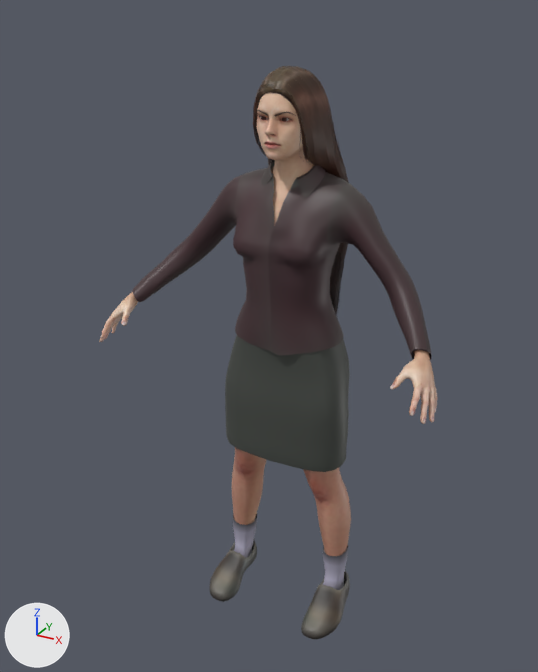
A saved change to the FBX model assets/models/mikhaila.fbx.
One viewpoint serves both versions: a 50 mm camera at (0.934, -1.858, 1.848) aimed at (-0.035, -0.095, 0.966). Every picture has the same lights, and +X, +Y and +Z are marked at lower left. The first picture is the older version. Where no turn or scale is listed for an object, it has been applied to the vertices. Vertices at exactly the same position are counted once.

Names of what the first picture shows: 'mikhaila_body', 'mikhaila_body.female_elegantsuit01', 'mikhaila_body.long01', 'mikhaila_body.shoes02' and 1 more.
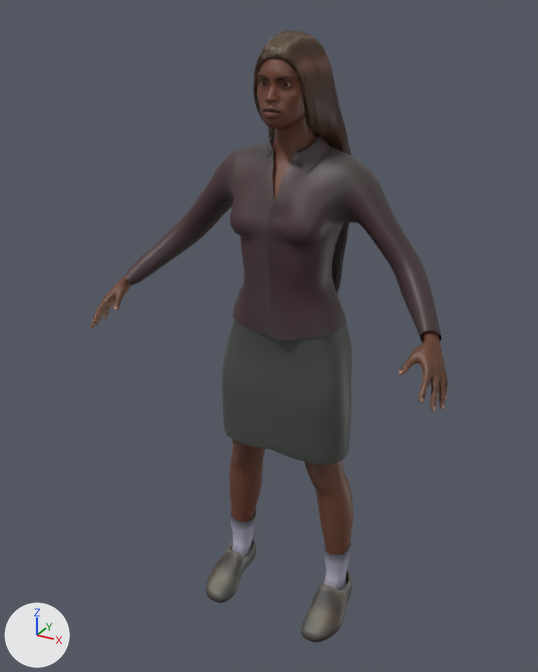
Patch to the scene script:
```diff
--- a/assets/models/mikhaila.fbx.py
+++ b/assets/models/mikhaila.fbx.py
@@ img_young_darkskinned_female_diffuse_png_1024_png @@
+img_young_darkskinned_female_diffuse_png_1024_png = load_image('young_darkskinned_female_diffuse.png_1024.png', '_unpacked/young_darkskinned_female_diffuse.png_1024.png', 1024, 1024, 'sRGB')
@@ mat_mikhaila_body_body_fbx @@
 mat_mikhaila_body_body_fbx = principled_material('mikhaila_body.body_fbx')
-mat_mikhaila_body_body_fbx.texture = img_young_lightskinned_female_diffuse_png_1024_png
+mat_mikhaila_body_body_fbx.texture = img_young_darkskinned_female_diffuse_png_1024_png
@@ me_long01_001 @@
 # used by ob_mikhaila_body_long01; location = (0.0, 0.0, 0.0)
-me_long01_001.from_pydata(...)  # 3238 vertices, 2054 faces; spans x -0.134..0.134, y -0.143..0.098, z 0.968..1.712
+me_long01_001.from_pydata(...)  # 3238 vertices, 2054 faces; spans x -0.134..0.134, y -0.137..0.106, z 1.042..1.797
+# me_long01_001 part 3: 3238 of 3238 vertices moved; they spanned x -0.134..0.134, y -0.143..0.098, z 0.968..1.712 and now span x -0.134..0.134, y -0.137..0.106, z 1.042..1.797; mean shift (0.0, 0.007, 0.081)
 me_long01_001.materials.append(mat_mikhaila_body_long01_fbx)
@@ me_base_012 @@
 # used by ob_mikhaila_body; location = (0.0, 0.0, 0.0)
-me_base_012.from_pydata(...)  # 8705 vertices, 8609 faces; spans x -0.52..0.52, y -0.32..0.04, z 0.18..1.7
+me_base_012.from_pydata(...)  # 8705 vertices, 8609 faces; spans x -0.54..0.54, y -0.33..0.05, z 0.19..1.79
+# me_base_012 part 1: the whole mesh is scaled about its middle by (1.05, 1.04, 1.05), then moved by (0.0, 0.0, 0.05)
 me_base_012.materials.append(mat_mikhaila_body_body_fbx)
@@ me_female_elegantsuit01 @@
 # used by ob_mikhaila_body_female_elegantsuit01; location = (0.0, 0.0, 0.0)
-me_female_elegantsuit01.from_pydata(...)  # 2205 vertices, 2096 faces; spans x -0.474..0.473, y -0.209..0.1, z 0.57..1.469
+me_female_elegantsuit01.from_pydata(...)  # 2205 vertices, 2096 faces; spans x -0.494..0.492, y -0.214..0.105, z 0.599..1.539
+# me_female_elegantsuit01 part 2: 2205 of 2205 vertices moved; they spanned x -0.474..0.473, y -0.209..0.1, z 0.57..1.469 and now span x -0.494..0.492, y -0.214..0.105, z 0.599..1.539; mean shift (0.0, 0.001, 0.057)
 me_female_elegantsuit01.materials.append(mat_mikhaila_body_female_elegantsuit01_fbx)
```

Pixel boxes [x1, y1, x2, y2] of what changed, in the pictures (538 x 672 px):
'mikhaila_body.female_elegantsuit01', reshaped (7% taller)
    before: [132, 161, 432, 472]
    after: [126, 132, 441, 465]
'mikhaila_body', surface changed, mesh rescaled (7% taller)
    before: [99, 93, 437, 556]
    after: [91, 58, 448, 555]
'mikhaila_body.long01', reshaped
    before: [253, 66, 349, 317]
    after: [253, 30, 352, 293]
